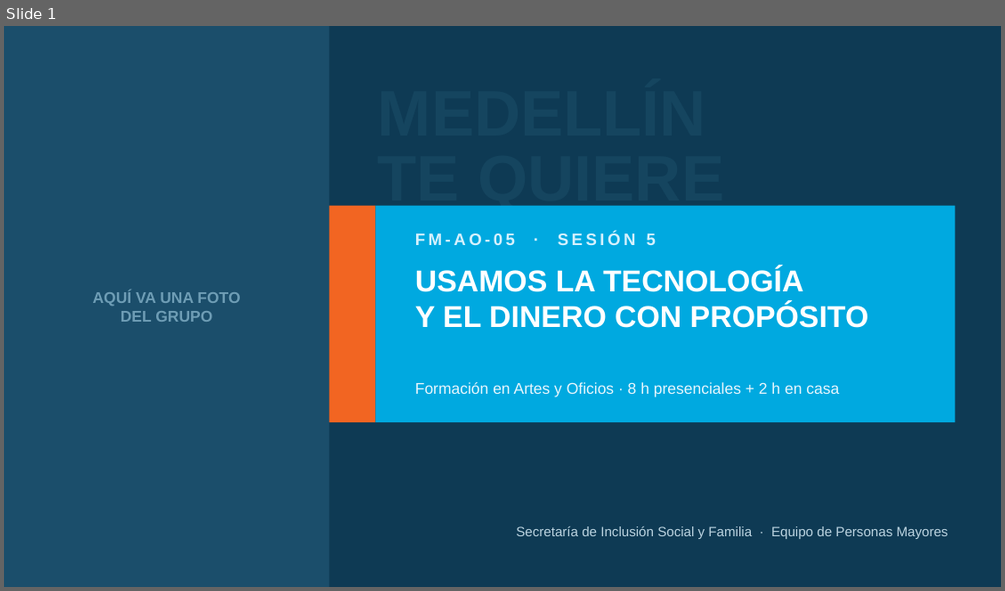
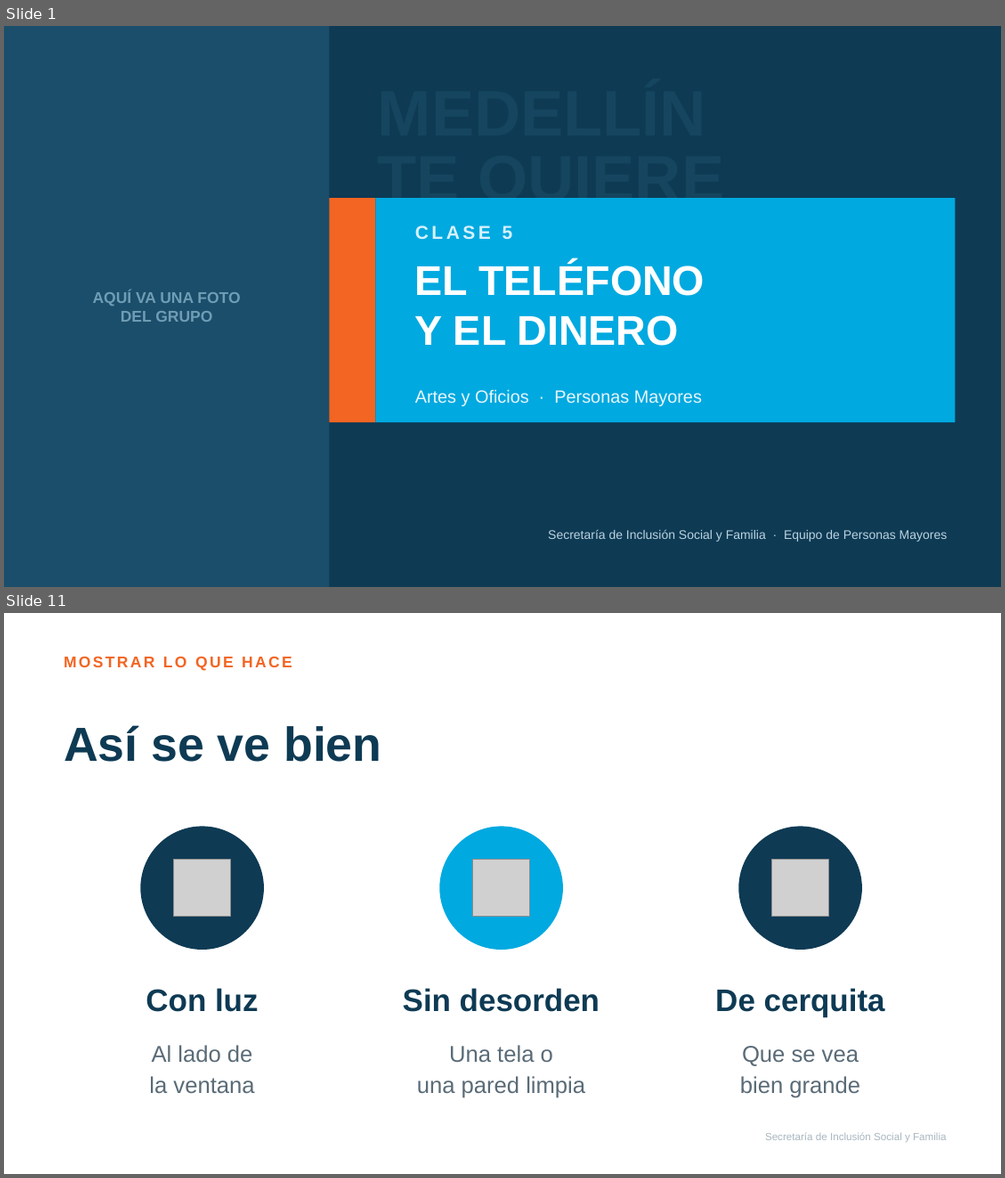
Before and after one commit to alquimia7ia-blip/Alquimia, a slide deck: docs/proyectos/personas-mayores/PPT_Sesion_5_Tecnologia_y_Dinero.pptx. Shown one above the other, each under a label of ours: slide 1 before the commit, slides 1 and 11 after it; the slides between them are not shown. The pictures are 1005x591 and 1005x1178 pixels, drawn with LibreOffice and Linux fonts; fonts in the diff are those of the drawing; grey boxes stand for pictures. Boxes give left, top, right and bottom in pixels: in the first picture for what was removed or moved away, otherwise in the second. Text is boxed around its words. In the diff, an @@ line names an element or a change of style, - is before the commit and + after.

```diff
--- a/docs/proyectos/personas-mayores/PPT_Sesion_5_Tecnologia_y_Dinero.pptx
+++ b/docs/proyectos/personas-mayores/PPT_Sesion_5_Tecnologia_y_Dinero.pptx
@@ slide 11 added at (4, 613, 1001, 1174), background #FFFFFF @@
@@ text added at (64, 656, 292, 671), 15 pt, text #F26522, bold @@
+MOSTRAR LO QUE HACE
@@ text added at (64, 725, 381, 762), 46 pt, text #0E3A54, bold @@
+Así se ve bien
@@ ellipse added at (140, 826, 264, 949), fill #0E3A54 @@
@@ ellipse added at (440, 826, 563, 949), fill #00A9E0 @@
@@ ellipse added at (738, 826, 862, 949), fill #0E3A54 @@
@@ picture added at (174, 860, 231, 916) @@
@@ picture added at (473, 860, 530, 916) @@
@@ picture added at (772, 860, 829, 916) @@
@@ text added at (146, 988, 259, 1012), 30 pt, text #0E3A54, bold @@
+Con luz
@@ text added at (403, 988, 599, 1012), 30 pt, text #0E3A54, bold @@
+Sin desorden
@@ text added at (715, 988, 885, 1016), 30 pt, text #0E3A54, bold @@
+De cerquita
@@ text added at (149, 1045, 254, 1093), 22 pt, text #5A6B77 @@
+Al lado de
+la ventana
@@ text added at (417, 1045, 585, 1098), 22 pt, text #5A6B77 @@
+Una tela o
+una pared limpia
@@ text added at (740, 1046, 860, 1098), 22 pt, text #5A6B77 @@
+Que se vea
+bien grande
@@ text added at (765, 1132, 947, 1142), 10 pt, text #A9B7C0 @@
+Secretaría de Inclusión Social y Familia
@@ slide 1 changed as well @@
@@ rectangle: place and size @@
-rectangle at (329, 206, 376, 422)
+rectangle at (329, 198, 376, 422)
@@ rectangle: place and size @@
-rectangle at (376, 206, 955, 422)
+rectangle at (376, 198, 955, 422)
@@ text at (415, 225, 513, 239): text changed; size 16 to 18 pt @@
-FM-AO-05 · SESIÓN 5
+CLASE 5
@@ text at (415, 263, 704, 346): text changed; size 29 to 40 pt @@
-USAMOS LA TECNOLOGÍA
-Y EL DINERO CON PROPÓSITO
+EL TELÉFONO
+Y EL DINERO
@@ text at (415, 389, 702, 406): text changed; size 15 to 17 pt @@
-Formación en Artes y Oficios · 8 h presenciales + 2 h en casa
+Artes y Oficios · Personas Mayores
@@ text "Secretaría de Inclusión Social y ..." at (548, 529, 947, 541): size 13 to 12 pt @@
```
Also in this commit, not shown: 4 other slides changed, 19 other slides added, 22 slides removed, 4 other files.
